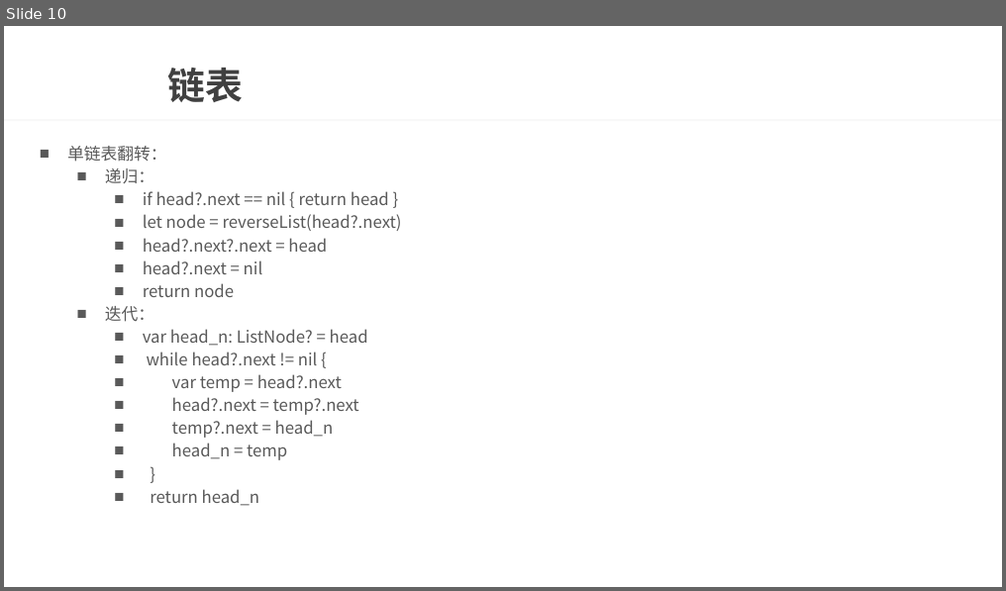
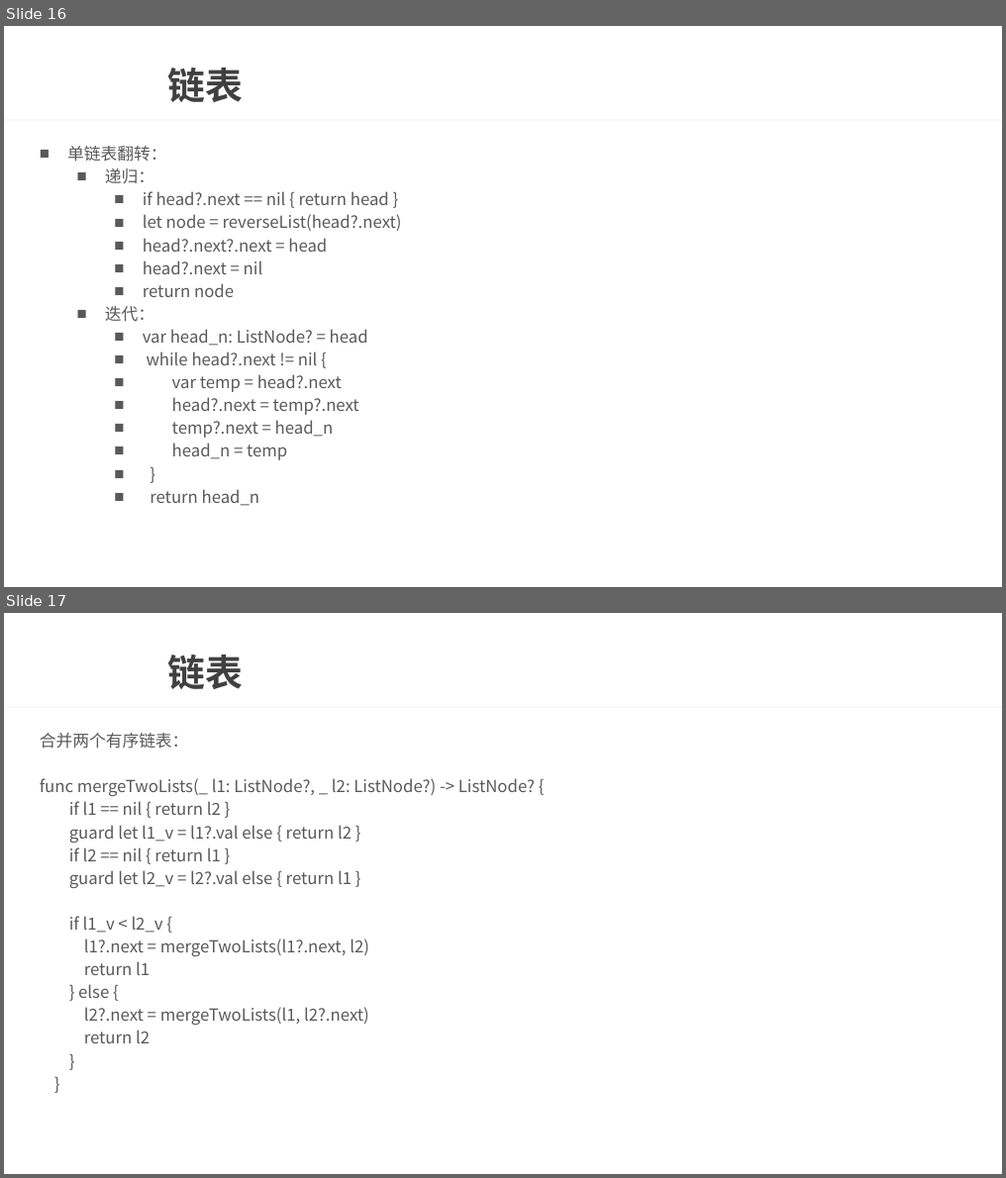
Before and after one commit to wtj900/wtj900.github.io, a slide deck: file/面试文档/13-数据结构与算法.pptx. Shown one above the other, each under a label of ours: slide 10 before the commit, slides 16 and 17 after it. The pictures are 1006x591 and 1006x1178 pixels, drawn with LibreOffice and Linux fonts; fonts in the diff are those of the drawing; background and template pictures are left out. Boxes give left, top, right and bottom in pixels: in the first picture for what was removed or moved away, otherwise in the second. Text is boxed around its words. In the diff, an @@ line names an element or a change of style, - is before the commit and + after.

Commit message:
链表

```diff
--- a/file/面试文档/13-数据结构与算法.pptx
+++ b/file/面试文档/13-数据结构与算法.pptx
@@ slide 17 added at [4, 613, 1002, 1174], background picture (left out); not listed: 1 template element that a slide beside it also shows @@
@@ title added at [168, 655, 244, 689], 36 pt, text #404040, bold @@
+链表
@@ text added at [40, 733, 535, 1044], 16 pt, text #595959 @@
+合并两个有序链表：
+func mergeTwoLists(_ l1: ListNode?, _ l2: ListNode?) -> ListNode? {
+if l1 == nil { return l2 }
+guard let l1_v = l1?.val else { return l2 }
+if l2 == nil { return l1 }
+guard let l2_v = l2?.val else { return l1 }
+if l1_v < l2_v {
+l1?.next = mergeTwoLists(l1?.next, l2)
+return l1
+} else {
+l2?.next = mergeTwoLists(l1, l2?.next)
+return l2
+}
+}
@@ what was slide 10 is now slide 16 @@
```
Also in this commit, not shown: 1 slide changed, 5 other slides added, 1 slide removed.
